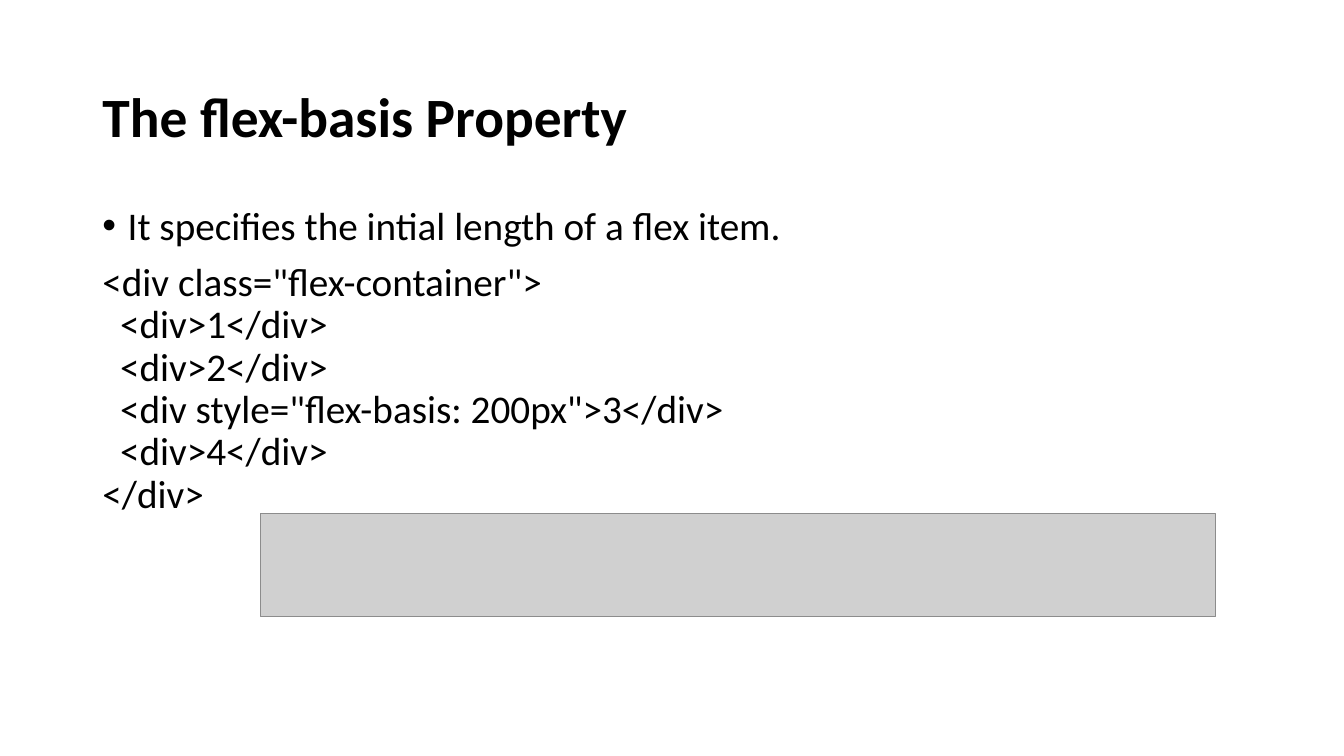
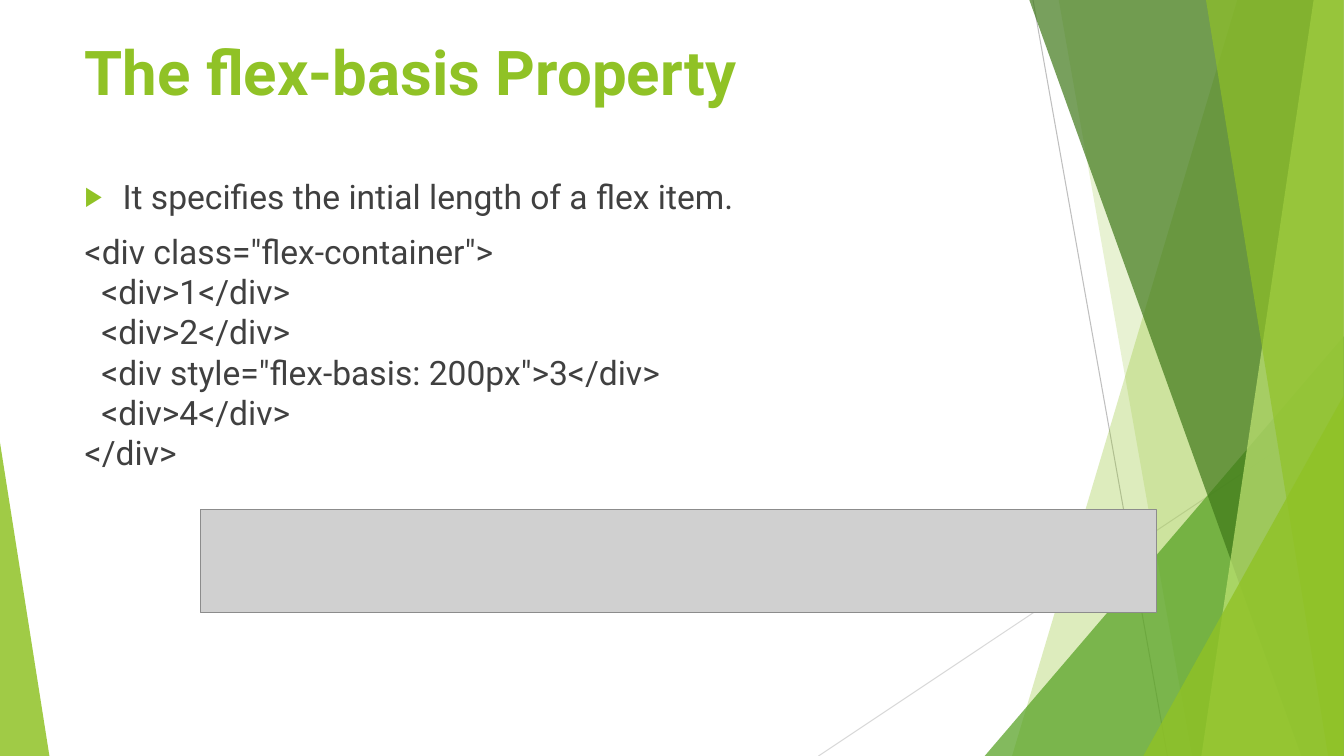
Before and after one commit to joeSuchan/flexboxProject, a slide deck: slide 25 of FlexBox 1D.pptx (slide 24 before the commit). Drawn at 1344x756 pixels with LibreOffice and Linux fonts; fonts in the diff are those of the drawing; grey boxes stand for pictures. Boxes give left, top, right and bottom in pixels: in the first picture for what was removed or moved away, otherwise in the second. Text is boxed around its words. In the diff, an @@ line names an element or a change of style, - is before the commit and + after.

```diff
--- a/FlexBox 1D.pptx
+++ b/FlexBox 1D.pptx
@@ title "The flex-basis Property": place and size @@
-title "The flex-basis Property" at [102, 98, 627, 146]
+title "The flex-basis Property" at [85, 48, 736, 108]
@@ title "The flex-basis Property" at [85, 48, 736, 108]: size 39.6 to 44.1 pt, font Calibri to Roboto, text colour #000000 to #90C226; line spacing 0.9 to 1; vertical alignment middle to top @@
@@ text "It specifies the intial length ...": place and size @@
-text "It specifies the intial length ..." at [102, 212, 780, 510]
+text "It specifies the intial length ..." at [85, 183, 733, 467]
@@ text "It specifies the intial length ..." at [85, 183, 733, 467]: size 28 to 24 pt, font Calibri to Roboto, text colour #000000 to #404040; bullet • to ▶; line spacing 0.9 to 1 @@
@@ group added at [0, 0, 1344, 756]: 5 freeform shapes, 3 triangles, 2 lines @@
@@ picture: place and size @@
-picture at [260, 514, 1216, 617]
+picture at [201, 510, 1156, 613]
```
Also in this commit, not shown: 26 other slides changed, 2 slides added.
